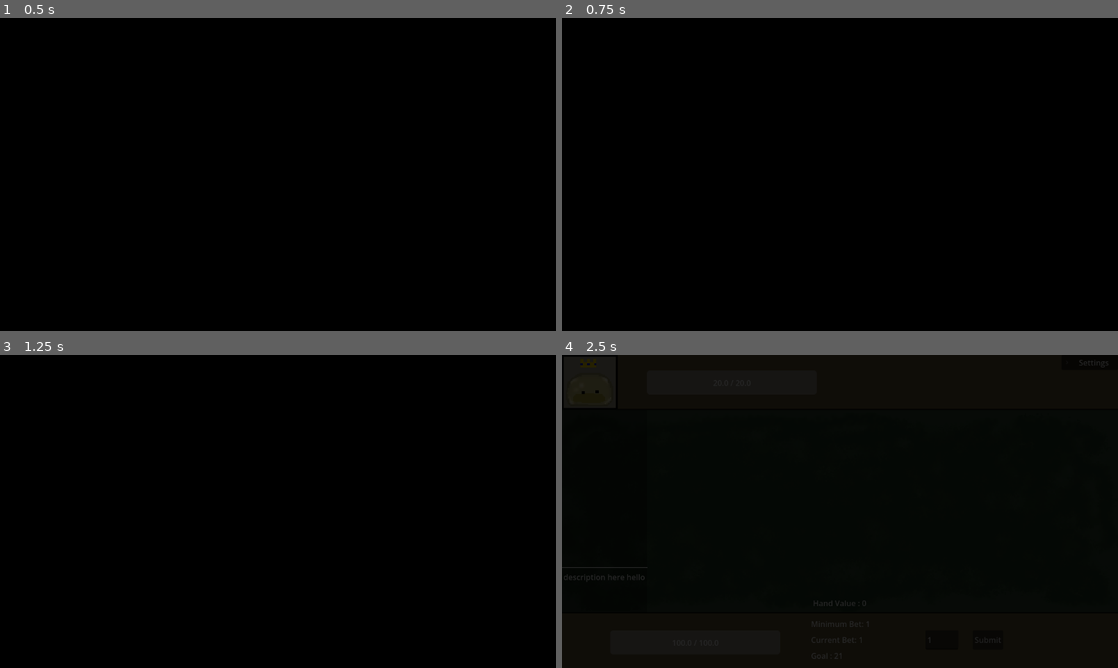
Above: before the commit, frames 1-4 (two rows, left to right).
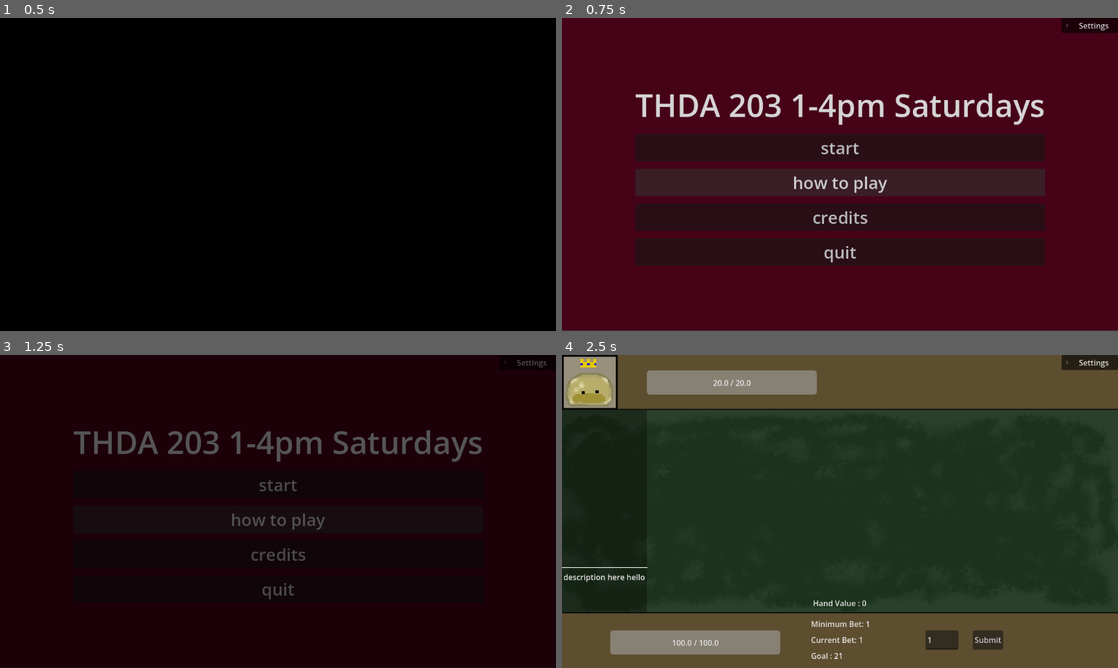
Above: after the commit, the same moments.

Repository: ZaneSoCool/GDaM-Mega-Collab-Fall-2025
Game: Godot game, scene res://Scenes/Menu.tscn
Two runs of this game, one before a commit and one after it. Both use one fixed random seed, a clock stepped at 60 frames per second and the inputs below.
Inputs (mouse positions are in pixels of both pictures, inside the frame that each line leads up to):
- Up to frame 1 (0.5 s): no input
- Up to frame 2 (0.75 s): click (840, 183) at 0.5 s, where only the run after the commit has a clickable "how to play"
- Up to frame 3 (1.25 s): no input
- Up to frame 4 (2.5 s): click "start" at 1.25 s; click (840, 502) at 2 s, where only the run before the commit has a clickable "start"

Frame 1 is identical in both runs. In frame 2, 100% of the frame differs, in the area x 0-100%, y 0-100%; in frame 3, 74%; in frame 4, 99%.

Commit message:
Added Basic how to Play section
Also has docstring edits that weren't pushed before bcuz Github commit updating is ass ig

Diff:
--- /dev/null
+++ b/Scenes/HowToPlay.tscn
@@ -0,0 +1,108 @@
+[gd_scene format=3 uid="uid://pgooclpw6yyk"]
+
+[ext_resource type="Texture2D" uid="uid://dsl0ajnhvrc1w" path="res://Assets/Textures/menus/Solid Colour - Burgundy Red.jpg" id="1_0mtfm"]
+[ext_resource type="Script" uid="uid://yd37x11r4wxj" path="res://Scripts/credits.gd" id="1_gmf7q"]
+[ext_resource type="Theme" uid="uid://2y7w663pawyl" path="res://menubuttontheme.tres" id="2_gmf7q"]
+
+[node name="HowToPlay" type="Control" unique_id=27577708]
+layout_mode = 3
+anchors_preset = 15
+anchor_right = 1.0
+anchor_bottom = 1.0
+grow_horizontal = 2
+grow_vertical = 2
+script = ExtResource("1_gmf7q")
+
+[node name="BG" type="TextureRect" parent="." unique_id=73242373]
+layout_mode = 1
+offset_right = 377.83105
+offset_bottom = 429.01047
+scale = Vector2(3.048982, 1.5104527)
+texture = ExtResource("1_0mtfm")
+
+[node name="VBoxContainer" type="VBoxContainer" parent="." unique_id=1317508560]
+layout_mode = 1
+anchors_preset = 10
+anchor_right = 1.0
+offset_bottom = 95.0
+grow_horizontal = 2
+alignment = 1
+
+[node name="Title" type="Label" parent="VBoxContainer" unique_id=1776961984]
+layout_mode = 2
+theme_override_font_sizes/font_size = 50
+text = "How To Play"
+horizontal_alignment = 1
+vertical_alignment = 2
+
+[node name="HBoxContainer" type="HBoxContainer" parent="." unique_id=2027833525]
+custom_minimum_size = Vector2(500, 100)
+layout_mode = 0
+offset_left = 64.0
+offset_top = 131.0
+offset_right = 1088.0
+offset_bottom = 591.0
+size_flags_horizontal = 4
+size_flags_vertical = 6
+theme_override_constants/separation = 50
+alignment = 1
+
+[node name="VBoxContainer2" type="VBoxContainer" parent="HBoxContainer" unique_id=337675748]
+custom_minimum_size = Vector2(450, 150)
+layout_mode = 2
+size_flags_horizontal = 3
+theme_override_constants/separation = 15
+
+[node name="bjText" type="Label" parent="HBoxContainer/VBoxContainer2" unique_id=350170717]
+layout_mode = 2
+theme_override_font_sizes/font_size = 40
+text = "Blackjack"
+horizontal_alignment = 1
+vertical_alignment = 1
+
+[node name="bjBody" type="Label" parent="HBoxContainer/VBoxContainer2" unique_id=662874435]
+layout_mode = 2
+text = "Each round, you will go up against the dealer in a standard round of blackjack. Place a bet (with your own health or \"vitality\"), and get as close to 21 as possible without busting.
+
+After you're dealt your first two cards, you can either \"hit\" for another card, \"stand\" and stop drawing cards, or \"double down,\" where you double your wager and draw one more card.
+
+Ties go to the dealer. If you're closer to 21 without going over, you gain vitality and the dealer loses the same amount you bet. Try and get their vitality to zero. Use your powerups to get the upper hand."
+autowrap_mode = 3
+
+[node name="VBoxContainer" type="VBoxContainer" parent="HBoxContainer" unique_id=1378288220]
+custom_minimum_size = Vector2(450, 150)
+layout_mode = 2
+size_flags_horizontal = 3
+theme_override_constants/separation = 15
+
+[node name="slotsTitle" type="Label" parent="HBoxContainer/VBoxContainer" unique_id=807196845]
+layout_mode = 2
+theme_override_font_sizes/font_size = 40
+text = "Slots"
+horizontal_alignment = 1
+
+[node name="slotsBody" type="Label" parent="HBoxContainer/VBoxContainer" unique_id=741569047]
+layout_mode = 2
+text = "After you win a round against the house, you will be led towards the slots. You can spend your vitality to spin and win some powerups. Match 3 symbols from left to right to win.
+
+You start off with only the middle row, but you can spend extra vitality to unlock more rows. They are only unlocked for that round.
+
+Smiley faces are \"wild.\" They match with any symbol. "
+autowrap_mode = 3
+
+[node name="menu" type="Button" parent="." unique_id=1868531438]
+layout_mode = 1
+anchors_preset = 7
+anchor_left = 0.5
+anchor_top = 1.0
+anchor_right = 0.5
+anchor_bottom = 1.0
+offset_left = -576.0
+offset_top = -57.0
+offset_right = 576.0
+grow_horizontal = 2
+grow_vertical = 0
+theme = ExtResource("2_gmf7q")
+text = "Menu"
+
+[connection signal="pressed" from="menu" to="." method="_on_menu_pressed"]
--- a/Scenes/Menu.tscn
+++ b/Scenes/Menu.tscn
@@ -49,6 +49,11 @@
 theme = ExtResource("2_5yleq")
 text = "start"
 
+[node name="HowToPlayButton" type="Button" parent="VBoxContainer" unique_id=517823515]
+layout_mode = 2
+theme = ExtResource("2_5yleq")
+text = "how to play"
+
 [node name="CreditsButton" type="Button" parent="VBoxContainer" unique_id=1119488277]
 layout_mode = 2
 theme = ExtResource("2_5yleq")
@@ -60,5 +65,6 @@
 text = "quit"
 
 [connection signal="pressed" from="VBoxContainer/StartButton" to="." method="_on_button_pressed"]
+[connection signal="pressed" from="VBoxContainer/HowToPlayButton" to="." method="_on_how_to_play_button_pressed"]
 [connection signal="pressed" from="VBoxContainer/CreditsButton" to="." method="_on_credits_button_pressed"]
 [connection signal="pressed" from="VBoxContainer/QuitButton" to="." method="_on_button_2_pressed"]
--- a/Scripts/blackjack.gd
+++ b/Scripts/blackjack.gd
@@ -238,7 +238,7 @@
 
 ## [b][i][u]ACTUALLY[/u][/i][/b]
 ## sums up the the total hand value for the given player, and returns it.
-## [param cards] contains the all of the player's dealt cards.
+## [param cards] contains all of the player's dealt cards.
 func sumCardHand(cards: Array[Card]):
 	sortCards(cards)
 	var handValue = 0
@@ -286,6 +286,7 @@
 
 #----------------Extra-Powerup-Logic--------------------
 
+## Removes the [param cardIndex]-th card from the chosen player's hand.
 func removeCard(forPlayer : bool, cardIndex : int):
 	if forPlayer:
 		removeCardHelper(playerCards, playerHand, cardIndex)
@@ -293,7 +294,7 @@
 	else:
 		removeCardHelper(dealerCards, dealerHand, cardIndex)
 
-
+## Actually removes the card from the provided deck, and subtracts its worth from the player's hand total.
 func removeCardHelper(cards: Array[Card], handValue: int, cardIndex: int):
 	if cards.is_empty(): return
 
--- a/Scripts/menuscript.gd
+++ b/Scripts/menuscript.gd
@@ -12,3 +12,6 @@
 
 func _on_credits_button_pressed() -> void:
 	SceneTransition.change_scene_to("res://Scenes/credits.tscn")
+
+func _on_how_to_play_button_pressed() -> void:
+	SceneTransition.change_scene_to("res://Scenes/HowToPlay.tscn")
